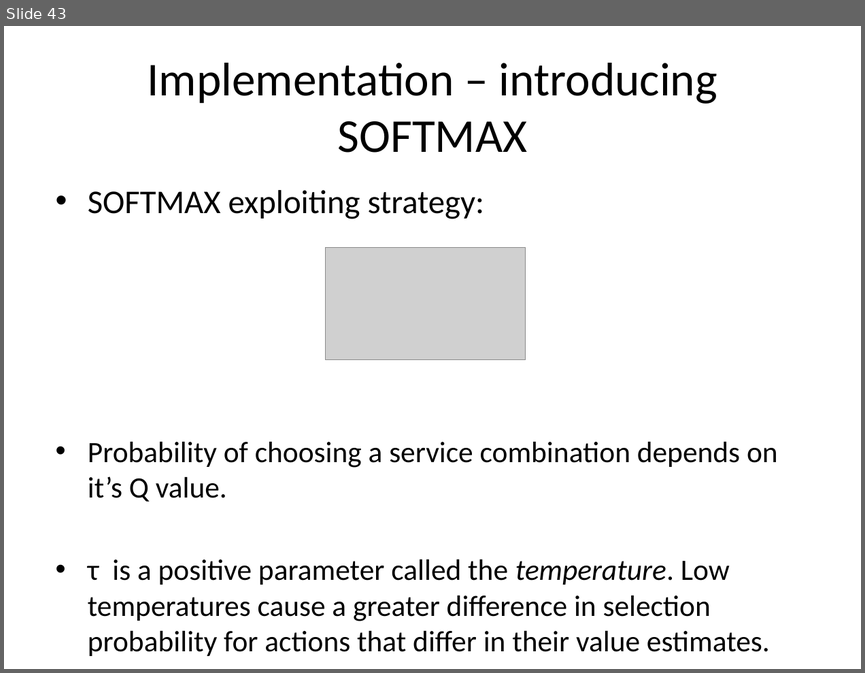
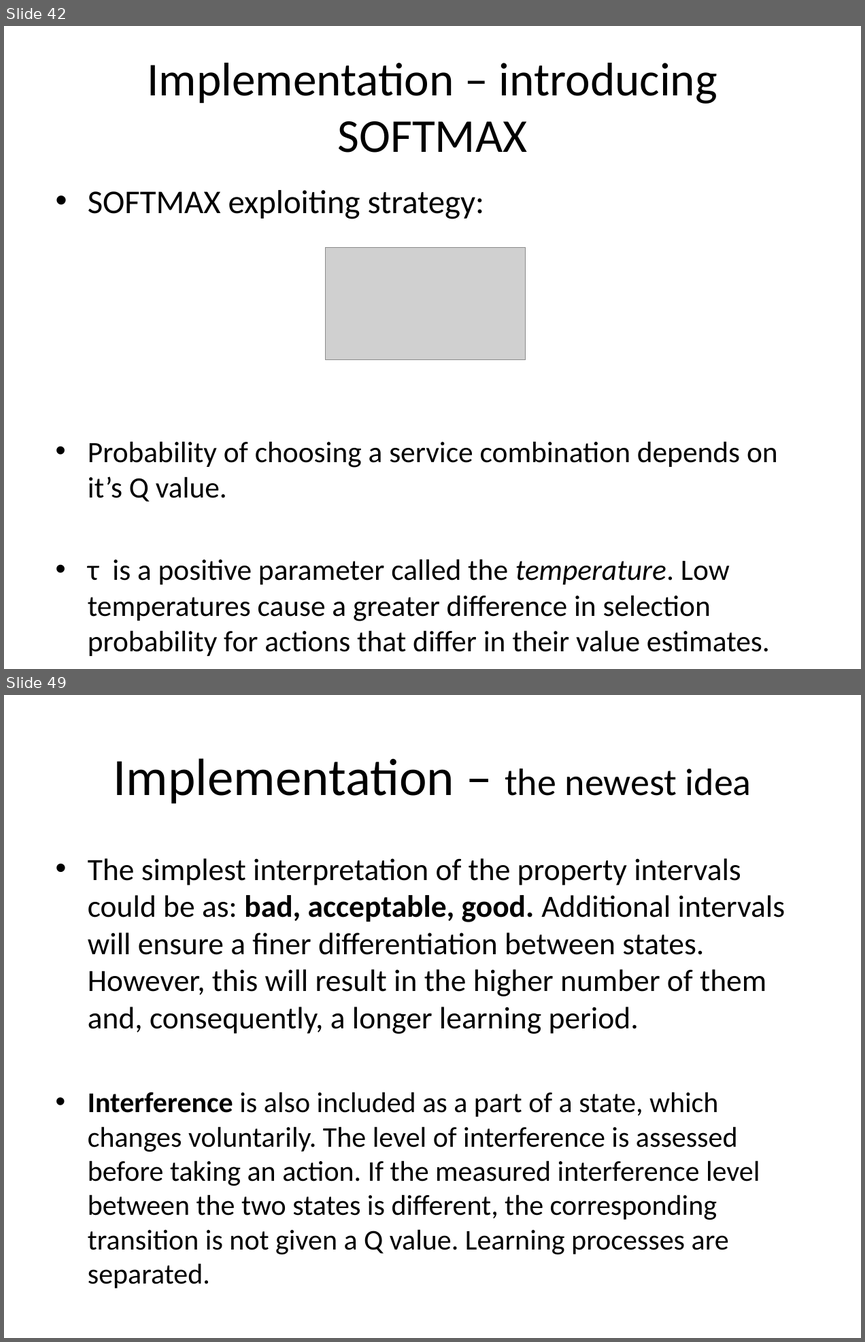
Before and after one commit to ro1208984/learning.java, a slide deck: Mobile Day presentation.pptx. Shown one above the other, each under a label of ours: slide 43 before the commit, slides 42 and 49 after it; the slides between them are not shown. The pictures are 865x673 and 865x1342 pixels, drawn with LibreOffice and Linux fonts; fonts in the diff are those of the drawing; grey boxes stand for pictures. Boxes give left, top, right and bottom in pixels: in the first picture for what was removed or moved away, otherwise in the second. Text is boxed around its words. In the diff, an @@ line names an element or a change of style, - is before the commit and + after.

```diff
--- a/Mobile Day presentation.pptx
+++ b/Mobile Day presentation.pptx
@@ slide 49 added at bbox=[4, 695, 861, 1338], background #FFFFFF @@
@@ title added at bbox=[113, 758, 751, 804], 44 pt, text #000000 @@
+Implementation – the newest idea
@@ text added at bbox=[88, 858, 785, 1255], 24 pt, text #000000 @@
+• The simplest interpretation of the property intervals could be as: bad, acceptable, good. Additional intervals will ensure a finer differentiation between states. However, this will result in the higher number of them and, consequently, a longer learning period.
+• Interference is also included as a part of a state, which changes voluntarily. The level of interference is assessed before taking an action. If the measured interference level between the two states is different, the corresponding transition is not given a Q value. Learning processes are separated.
@@ what was slide 43 is now slide 42 @@
```
Also in this commit, not shown: 17 slides changed, 4 other slides added, 2 slides removed.
